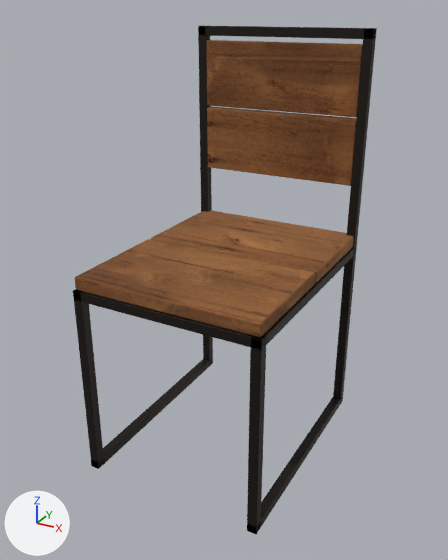
What one commit did to the glTF model models/chair-westmount.glb.
Before and after are seen from a 50 mm camera at (0.575, -1.058, 0.918) aimed at (0.003, -0.019, 0.398). Lighting does not change. The marker at lower left points along +X, +Y and +Z. The first picture is the older version. Where no turn or scale is listed for an object, it has been applied to the vertices. Vertices at exactly the same position are counted once.
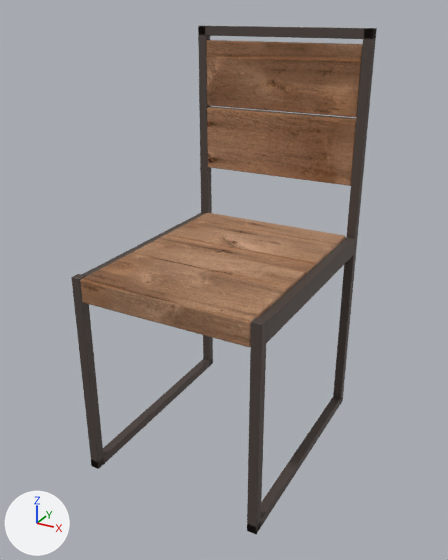
Where the newer file only moved an object's origin or applied its transform, the numbers keep the older frame.

Boxes [x1, y1, x2, y2] around the edits, measured in the pictures (448 x 560 px; the box of a moved part takes in the faces that stretch with it):
'Mesh_0', surface changed, reshaped (lighter): before [75, 40, 363, 337]; after [80, 40, 363, 347]
'Mesh_1', reshaped: before [73, 26, 377, 534]; after [71, 26, 377, 534]
part 1 of me_mesh_1, added (mostly hidden): after [82, 213, 206, 276]
part 2 of me_mesh_1, added: after [259, 237, 355, 343]
part 3 of me_mesh_1, built on: before [73, 248, 355, 534]; after [71, 274, 267, 534]
part 4 of me_mesh_1, recoloured: [88, 26, 377, 534] in both
part 5 of me_mesh_0, moved or reshaped: before [75, 210, 354, 337]; after [80, 213, 346, 347]

What changed in the scene script:
```text
Change mat_fir:
    where n2 = _N.new('ShaderNodeMix'); n2.name = 'Mix'
    n2.inputs[7].default_value: (0.687, 0.352, 0.144, 1.0) -> (1.0, 0.694, 0.565, 1.0)  # 'B', orange #d8a06a -> 'B', beige #ffd9c6
Add mat_aged_iron_chair:
    mat_aged_iron_chair = principled_material('aged iron chair')
    mat_aged_iron_chair.base_color = (0.0953, 0.0723, 0.063)  # brown #574c47
    mat_aged_iron_chair.metallic = 0.35
    mat_aged_iron_chair.roughness = 0.6
Change me_mesh_1:
    used by ob_mesh_1; location = (0.0, 0.0, 0.44)
    remove me_mesh_1.from_pydata(...)  # 1260 vertices, 3004 faces; spans x -0.2..0.2, y -0.25..0.25, z -0.44..0.44
    add me_mesh_1.from_pydata(...)  # 1292 vertices, 2800 faces; spans x -0.2..0.2, y -0.25..0.25, z -0.44..0.44
    me_mesh_1 part 1: a new loose piece of 152 vertices spanning x -0.2..-0.18, y -0.23..0.23, z -0.035..0.005, in mat_aged_iron_chair (brown #574c47)
    me_mesh_1 part 2: a new loose piece of 152 vertices spanning x 0.18..0.2, y -0.23..0.23, z -0.035..0.005, in mat_aged_iron_chair (brown #574c47)
    me_mesh_1 part 3: 38 vertices moved from x -0.181..0.181, y -0.231..-0.23, z -0.019..-0.018 to x -0.181..0.181, y -0.231..-0.23, z 0.009..0.01; 386 vertices removed from x -0.2..0.2, y -0.25..0.24, z -0.038..-0.018; 114 vertices added at x -0.2..0.2, y -0.25..-0.23, z 0.009..0.01
    me_mesh_1 part 4: 1626 faces spanning x -0.2..0.2, y -0.25..0.25, z -0.44..0.44 switch from mat_aged_iron (black #2b2521) to mat_aged_iron_chair (brown #574c47)
    other edits to the shape of me_mesh_1 do not show in these pictures
Change me_mesh_0:
    used by ob_mesh_0; location = (0.0, 0.002, 0.636)
    remove me_mesh_0.from_pydata(...)  # 608 vertices, 1200 faces; spans x -0.197..0.197, y -0.248..0.248, z -0.214..0.214
    add me_mesh_0.from_pydata(...)  # 608 vertices, 1200 faces; spans x -0.18..0.18, y -0.251..0.248, z -0.236..0.214
    me_mesh_0 part 5: 304 of 608 vertices moved; they spanned x -0.197..0.197, y -0.248..0.245, z -0.214..-0.186 and now span x -0.18..0.18, y -0.251..0.226, z -0.236..-0.186; mean shift (0.0, -0.011, -0.011); largest move (-0.196, 0.244, -0.211) -> (-0.179, 0.225, -0.233)
```
